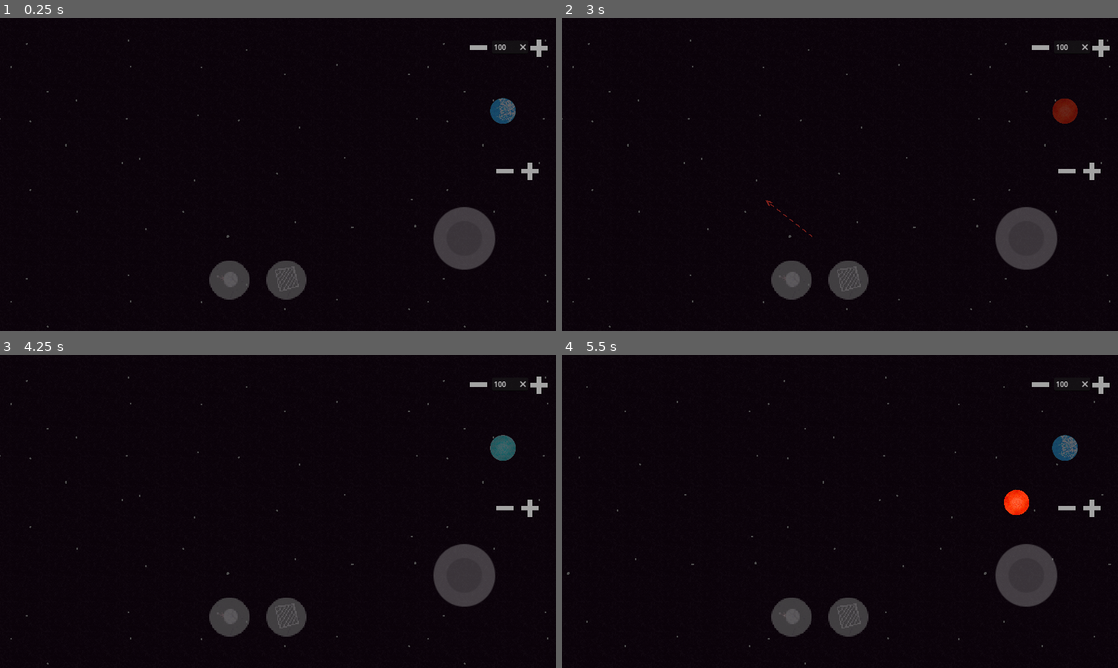
Above: before the commit, frames 1-4 (two rows, left to right).
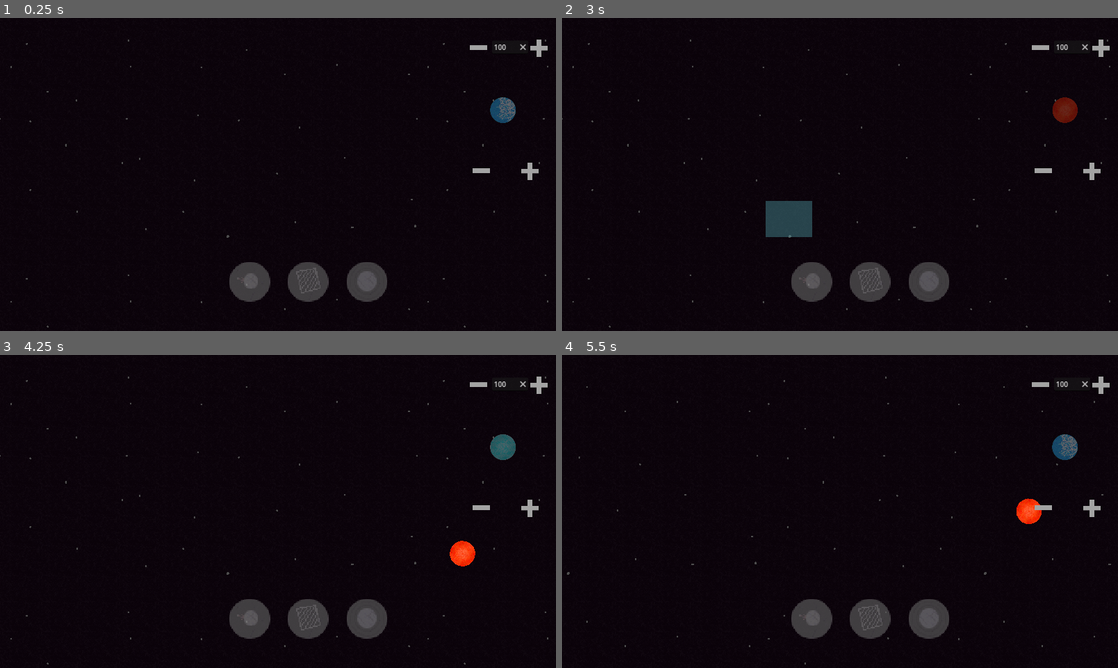
Above: after the commit, the same moments.

Repository: ArielLeiva/SimulacionGravitacional
Game: Godot game, scene res://scenes/space.tscn
Same seed, same stepped clock (60 frames per second), same inputs: the game is played once before the commit and once after it. Sound files missing from this copy of the repository are replaced by a short silence.
Inputs (mouse positions are in pixels of both pictures, inside the frame that each line leads up to):
- Up to frame 1 (0.25 s): no input
- Up to frame 2 (3 s): tap Enter at 0.5 s; move the mouse to (962, 158) at 0.52 s; press the mouse at (962, 158) at 0.53 s; hold F (fast_forward) 0.53-1.25 s; tap Space (start_stop, bound only before the commit) at 0.8 s; release the mouse at (962, 158) at 1.25 s; tap R (restart_scene) at 1.25 s; drag from (728, 190) to (840, 174) at 1.27 s; move the mouse to (895, 105) at 2.02 s; hold F (fast_forward) 2.03-2.75 s; hold Delete (delete, bound only after the commit) 2.03-2.75 s; tap 2 (select_mode, bound only after the commit) at 2.3 s; drag from (812, 237) to (673, 127) at 2.77 s
- Up to frame 3 (4.25 s): move the mouse to (444, 558) at 3.52 s; hold 1 (spawn_mode, bound only after the commit) from 3.53 s (still down); click (444, 558) at 3.8 s
- Up to frame 4 (5.5 s): release 1 (spawn_mode, bound only after the commit) at 4.25 s; drag from (673, 464) to (840, 511) at 4.27 s; move the mouse to (867, 511) at 5.02 s; hold Left (camera_left) from 5.03 s (still down); click (867, 511) at 5.17 s; tap Delete (delete, bound only after the commit) at 5.3 s

The runs differ from the first frame. In frame 1, 4.6% of the frame differs, in the area x 37-93%, y 25-91%; in frame 2, 5.5%, in the area x 36-93%, y 25-91%; in frame 3, 4.6%; in frame 4, 5.1%.

Commit message:
Implementada a medias mecánica de seleccion

Diff:
--- a/project.godot
+++ b/project.godot
@@ -30,11 +30,6 @@
 l_click={
 "deadzone": 0.5,
 "events": [Object(InputEventMouseButton,"resource_local_to_scene":false,"resource_name":"","device":-1,"window_id":0,"a …(257 unchanged characters)…
-]
-}
-start_stop={
-"deadzone": 0.5,
-"events": [Object(InputEventKey,"resource_local_to_scene":false,"resource_name":"","device":-1,"window_id":0,"alt_pressed":false,"shift_pressed":false,"ctrl_pressed":false,"meta_pressed":false,"pressed":false,"keycode":0,"physical_keycode":32,"key_label":0,"unicode":32,"echo":false,"script":null)
 ]
 }
 more_mass={
@@ -112,6 +107,26 @@
 "events": [Object(InputEventKey,"resource_local_to_scene":false,"resource_name":"","device":-1,"window_id":0,"alt_pressed":false,"shift_pressed":false,"ctrl_pressed":false,"meta_pressed":false,"pressed":false,"keycode":0,"physical_keycode":82,"key_label":0,"unicode":114,"echo":false,"script":null)
 ]
 }
+spawn_mode={
+"deadzone": 0.5,
+"events": [Object(InputEventKey,"resource_local_to_scene":false,"resource_name":"","device":-1,"window_id":0,"alt_pressed":false,"shift_pressed":false,"ctrl_pressed":false,"meta_pressed":false,"pressed":false,"keycode":0,"physical_keycode":49,"key_label":0,"unicode":49,"echo":false,"script":null)
+]
+}
+select_mode={
+"deadzone": 0.5,
+"events": [Object(InputEventKey,"resource_local_to_scene":false,"resource_name":"","device":-1,"window_id":0,"alt_pressed":false,"shift_pressed":false,"ctrl_pressed":false,"meta_pressed":false,"pressed":false,"keycode":0,"physical_keycode":50,"key_label":0,"unicode":50,"echo":false,"script":null)
+]
+}
+gravity={
+"deadzone": 0.5,
+"events": [Object(InputEventKey,"resource_local_to_scene":false,"resource_name":"","device":-1,"window_id":0,"alt_pressed":false,"shift_pressed":false,"ctrl_pressed":false,"meta_pressed":false,"pressed":false,"keycode":0,"physical_keycode":32,"key_label":0,"unicode":32,"echo":false,"script":null)
+]
+}
+delete={
+"deadzone": 0.5,
+"events": [Object(InputEventKey,"resource_local_to_scene":false,"resource_name":"","device":-1,"window_id":0,"alt_pressed":false,"shift_pressed":false,"ctrl_pressed":false,"meta_pressed":false,"pressed":false,"keycode":0,"physical_keycode":4194312,"key_label":0,"unicode":0,"echo":false,"script":null)
+]
+}
 
 [rendering]
 
--- a/scenes/UI.tscn
+++ b/scenes/UI.tscn
@@ -1,16 +1,29 @@
-[gd_scene load_steps=9 format=3 uid="uid://ds146y5rievr3"]
+[gd_scene load_steps=10 format=3 uid="uid://ds146y5rievr3"]
 
 [ext_resource type="Script" path="res://scripts/screen.gd" id="1_e3c31"]
-[ext_resource type="Texture2D" uid="uid://bq3r5xdeeakn6" path="res://assets/stop.png" id="2_oec4u"]
 [ext_resource type="Texture2D" uid="uid://dfr0gwenfw7w0" path="res://assets/more.png" id="3_h5t4i"]
 [ext_resource type="Texture2D" uid="uid://c7agfl815n7ih" path="res://assets/less.png" id="4_pu8g2"]
 [ext_resource type="Texture2D" uid="uid://cdum2p75dfjt7" path="res://assets/default.png" id="5_jw24e"]
 [ext_resource type="Script" path="res://scripts/prev.gd" id="6_n75wi"]
 [ext_resource type="Texture2D" uid="uid://d32xer1lp26hf" path="res://assets/select_button_normal.png" id="7_tkr0y"]
 [ext_resource type="Texture2D" uid="uid://dwx0226m8ncew" path="res://assets/spawn_balls.png" id="8_obem2"]
+[ext_resource type="Texture2D" uid="uid://d2uwfe7q1h5m1" path="res://assets/gravity_button.png" id="8_vjo4c"]
+[ext_resource type="Texture2D" uid="uid://dmggqbt6qeg1l" path="res://assets/gravity_button_pressed.png" id="9_mmsnj"]
 
-[node name="UI" type="CanvasLayer"]
+[node name="UI" type="CanvasLayer" groups=["UI"]]
 script = ExtResource("1_e3c31")
+
+[node name="mass_vol_rect" type="ReferenceRect" parent="."]
+offset_left = 520.0
+offset_top = 555.0
+offset_right = 900.0
+offset_bottom = 662.0
+
+[node name="modes_rect" type="ReferenceRect" parent="."]
+offset_left = 1070.0
+offset_top = 32.0
+offset_right = 1272.0
+offset_bottom = 382.0
 
 [node name="Buttons2" type="HBoxContainer" parent="."]
 anchors_preset = 3
@@ -24,13 +37,6 @@
 offset_bottom = 2.0
 grow_horizontal = 0
 grow_vertical = 0
-
-[node name="start_stop" type="TouchScreenButton" parent="Buttons2"]
-modulate = Color(1, 1, 1, 0.309804)
-position = Vector2(-254, -255)
-scale = Vector2(2, 2)
-texture_normal = ExtResource("2_oec4u")
-action = "start_stop"
 
 [node name="more_mass" type="TouchScreenButton" parent="Buttons2"]
 position = Vector2(-21, -632)
@@ -51,7 +57,7 @@
 action = "less_mass"
 
 [node name="less_vol" type="TouchScreenButton" parent="Buttons2"]
-position = Vector2(-99, -349)
+position = Vector2(-154, -350)
 scale = Vector2(0.5, 0.5)
 texture_normal = ExtResource("4_pu8g2")
 action = "less_vol"
@@ -70,26 +76,37 @@
 
 [node name="prev" type="Sprite2D" parent="VBoxContainer" groups=["previsualization"]]
 modulate = Color(1, 1, 1, 0.376471)
-position = Vector2(25, 162)
+position = Vector2(25, 160)
 texture = ExtResource("5_jw24e")
 script = ExtResource("6_n75wi")
 
 [node name="CanvasGroup" type="CanvasGroup" parent="VBoxContainer"]
-position = Vector2(-556, 541)
-scale = Vector2(1.955, 1.955)
+position = Vector2(-421, 554)
+scale = Vector2(2, 2)
 
 [node name="select" type="TouchScreenButton" parent="VBoxContainer/CanvasGroup"]
 modulate = Color(1, 1, 1, 0.501961)
 texture_filter = 1
-position = Vector2(16, -18)
+position = Vector2(-27.6291, -22.5064)
 scale = Vector2(1.275, 1.35)
 texture_normal = ExtResource("7_tkr0y")
+action = "select_mode"
 
 [node name="spawn_balls" type="TouchScreenButton" parent="VBoxContainer/CanvasGroup"]
 modulate = Color(1, 1, 1, 0.501961)
 texture_filter = 1
-position = Vector2(-51, -18)
+position = Vector2(-94.6291, -22.5064)
 scale = Vector2(1.275, 1.35)
 texture_normal = ExtResource("8_obem2")
+action = "spawn_mode"
+
+[node name="gravity" type="TouchScreenButton" parent="VBoxContainer/CanvasGroup"]
+modulate = Color(1, 1, 1, 0.501961)
+texture_filter = 1
+position = Vector2(40.2579, -22.5064)
+scale = Vector2(1.275, 1.35)
+texture_normal = ExtResource("8_vjo4c")
+texture_pressed = ExtResource("9_mmsnj")
+action = "gravity"
 
 [connection signal="text_submitted" from="VBoxContainer/mass_counter" to="." method="_on_line_edit_text_submitted"]
--- a/scenes/container.tscn
+++ b/scenes/container.tscn
@@ -1,9 +1,9 @@
 [gd_scene load_steps=8 format=3 uid="uid://7x1we8o3gs3j"]
 
-[ext_resource type="Script" path="res://scenes/container.gd" id="1_ada0w"]
+[ext_resource type="Script" path="res://scripts/container.gd" id="1_ada0w"]
 [ext_resource type="Script" path="res://scripts/node_killing.gd" id="1_mei8t"]
-[ext_resource type="Script" path="res://scenes/parallax.gd" id="2_hmn4w"]
 [ext_resource type="Texture2D" uid="uid://blhr5qcj8mc1a" path="res://assets/fondo.png" id="2_nynu6"]
+[ext_resource type="Script" path="res://scripts/parallax.gd" id="3_18l67"]
 
 [sub_resource type="RectangleShape2D" id="RectangleShape2D_6ujro"]
 size = Vector2(7680, 4320)
@@ -26,7 +26,7 @@
 disabled = true
 
 [node name="ParallaxBackground" type="ParallaxBackground" parent="LivingZone"]
-script = ExtResource("2_hmn4w")
+script = ExtResource("3_18l67")
 
 [node name="ParallaxLayer" type="ParallaxLayer" parent="LivingZone/ParallaxBackground"]
 motion_mirroring = Vector2(7680, 4320)
--- a/scenes/selection.tscn
+++ b/scenes/selection.tscn
@@ -1,6 +1,6 @@
 [gd_scene load_steps=4 format=3 uid="uid://cxje02qt5d6rb"]
 
-[ext_resource type="Script" path="res://selection.gd" id="1_xmd1h"]
+[ext_resource type="Script" path="res://scripts/selection.gd" id="1_xmd1h"]
 [ext_resource type="Texture2D" uid="uid://dw11v6bx7yd3p" path="res://assets/selection.png" id="2_i4juv"]
 
 [sub_resource type="RectangleShape2D" id="RectangleShape2D_3wmb8"]
@@ -16,4 +16,4 @@
 position = Vector2(2.38419e-07, 2.98023e-07)
 texture = ExtResource("2_i4juv")
 
-[connection signal="child_entered_tree" from="area/sprite" to="." method="_on_sprite_child_entered_tree"]
+[connection signal="body_entered" from="." to="." method="_on_body_entered"]
--- a/scenes/space.tscn
+++ b/scenes/space.tscn
@@ -33,7 +33,8 @@
 stream = ExtResource("6_krmbk")
 script = ExtResource("7_kfu06")
 
-[node name="selection" parent="." instance=ExtResource("8_6fium")]
+[node name="selection" parent="." groups=["selection"] instance=ExtResource("8_6fium")]
 visible = false
+enabled = false
 
 [connection signal="finished" from="Music" to="Music" method="_on_finished"]
--- a/scripts/movecam.gd
+++ b/scripts/movecam.gd
@@ -22,7 +22,7 @@
 	cont_height = container.shape.size.y
 
 func inside_camera(coord):
-	return coord < camera_limit and coord.x < 950 and coord >= Vector2.ZERO
+	return coord < camera_limit and coord >= Vector2.ZERO
 
 func inside_container(coord):
 	var cont_border = container.shape.size / 2
--- a/scripts/screen.gd
+++ b/scripts/screen.gd
@@ -1,10 +1,15 @@
 extends CanvasLayer
 
 @onready var mass_counter = $VBoxContainer/mass_counter
+@onready var modes_rect = $modes_rect
+@onready var mass_vol_rect = $mass_vol_rect
 
 # Called when the node enters the scene tree for the first time.
 func _ready():
 	get_viewport().size = DisplayServer.screen_get_size()
+
+func inside_ui(point):
+	return modes_rect.get_rect().has_point(point) or mass_vol_rect.get_rect().has_point(point)
 
 func _on_line_edit_text_submitted(new_text):
 	if int(new_text) != 0:
--- a/selection.gd
+++ b/scripts/selection.gd
@@ -4,16 +4,16 @@
 @onready var sprite = $area/sprite
 var clicked_pos = Vector2.ZERO
 var camera = null
-@export var enabled = false
+@export var enabled = true
 
 # Called when the node enters the scene tree for the first time.
 func _ready():
 	visible = false
-	enabled = false
 	camera = get_tree().get_first_node_in_group("camera")
 	set_process(false)
+	set_physics_process(false)
 
-func _unhandled_input(event):
+func _input(event):
 	if enabled and event.is_action_pressed("l_click"):
 		clicked_pos = event.position
 		if camera:
@@ -22,9 +22,12 @@
 		visible = true
 		set_process(true)
 		set_physics_process(true)
+	elif event.is_action_pressed("delete"):
+		for ball in get_tree().get_nodes_in_group("selected"):
+			ball.queue_free()
 
 # Called every frame. 'delta' is the elapsed time since the previous frame.
-func _process(delta):
+func _process(_delta):
 	if Input.is_action_pressed("l_click"):
 		var moved = clicked_pos - get_viewport().get_mouse_position()
 		if camera:
@@ -38,6 +41,6 @@
 		set_process(false)
 		set_physics_process(false)
 
-
-func _on_sprite_child_entered_tree(node):
-	node.queue_free()
+func _on_body_entered(body):
+	if enabled:
+		body.add_to_group("selected")
--- a/scripts/stage.gd
+++ b/scripts/stage.gd
@@ -20,19 +20,27 @@
 var conds = [add_mass, sub_mass, add_vol, sub_vol]
 var base_m = Transform2D()
 var camera = Camera2D
+var ui = CanvasLayer
 
 func _ready():
 	camera = get_tree().get_first_node_in_group("camera")
+	ui = get_tree().get_first_node_in_group("UI")
 
 func _unhandled_input(event):
-	if event.is_action_pressed("spawn"):
+	if glob.mode == glob.states.SPAWN_MODE and event.is_action_pressed("spawn"):
 		clicked_pos = event.position
 		global_clicked_pos = camera.camera_to_global(clicked_pos)
-		if camera.inside_camera(clicked_pos) and camera.inside_container(global_clicked_pos):
+		if !ui.inside_ui(clicked_pos) and camera.inside_camera(clicked_pos) and camera.inside_container(global_clicked_pos):
 			click_held = true
 			arrow.position = global_clicked_pos
 			arrow.visible = true
-	elif event is InputEventKey and (event.keycode == KEY_SPACE and event.is_pressed()) or event.is_action_pressed("start_stop"):
+	elif event.is_action_pressed("select_mode"):
+		glob.mode = glob.states.SELECT_MODE
+		get_tree().get_first_node_in_group("selection").enabled = true
+	elif event.is_action_pressed("spawn_mode"):
+		get_tree().get_first_node_in_group("selection").enabled = false
+		glob.mode = glob.states.SPAWN_MODE
+	elif event.is_action_pressed("gravity"):
 		glob.attract = !glob.attract
 	if event.is_action_pressed("fast_forward"):
 		Engine.time_scale *= 2
--- a/scripts/vars.gd
+++ b/scripts/vars.gd
@@ -17,6 +17,9 @@
 const limit = Vector2(w_limit, h_limit)
 var sprites = []
 var new_sprite = Texture2D
+
+enum states { SPAWN_MODE, SELECT_MODE }
+var mode = states.SPAWN_MODE
 
 func load_sprites():
 	var path = "res://assets/celestial_bodies/"
@@ -48,6 +51,8 @@
 		print("No sprite found")
 
 func _ready():
+	new_mass = 100
+	new_vol = 1
 	# Loading prites that will be used to create balls
 	load_sprites()
 	# Setting first sprite and updating previsualization
Binary file added: assets/gravity_button.png
Not shown, added: assets/gravity_button.png.import
Binary file added: assets/gravity_button_pressed.png
Not shown, added: assets/gravity_button_pressed.png.import
Renamed: scenes/container.gd -> scripts/container.gd
Renamed: scenes/parallax.gd -> scripts/parallax.gd
Not shown, added: assets/gravity_button.xcf
